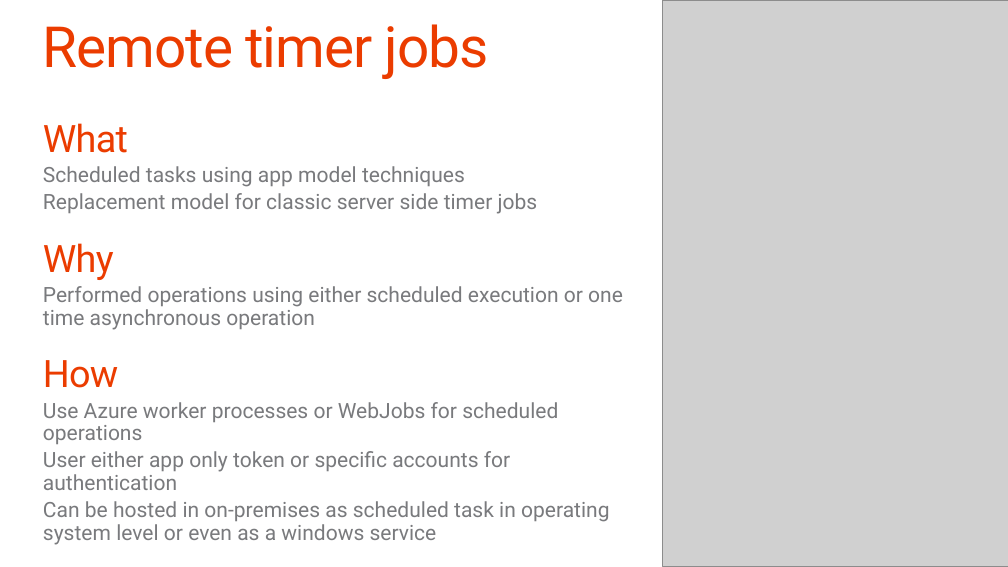
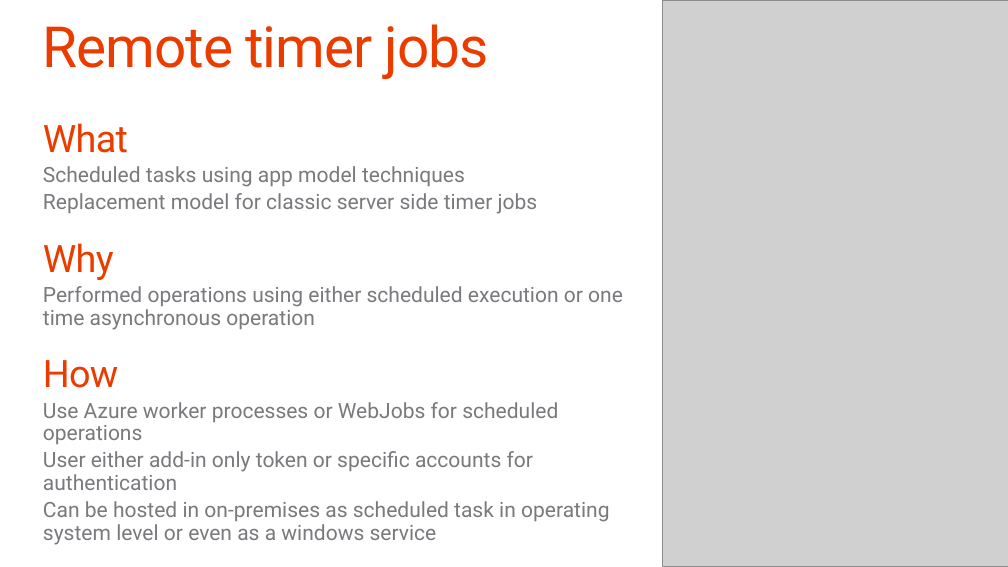
Before and after one commit to fabbbiob/TrainingContent, a slide deck: slide 9 of O3658/05 Using Remote Event Receivers and Remote Timer Jobs/5_RemoteTimersEvents.pptx. Drawn at 1008x567 pixels with LibreOffice and Linux fonts; fonts in the diff are those of the drawing; grey boxes stand for pictures; background and template pictures are left out. Boxes give left, top, right and bottom in pixels: in the first picture for what was removed or moved away, otherwise in the second. Text is boxed around its words. In the diff, an @@ line names an element or a change of style, - is before the commit and + after.

```diff
--- a/O3658/05 Using Remote Event Receivers and Remote Timer Jobs/5_RemoteTimersEvents.pptx
+++ b/O3658/05 Using Remote Event Receivers and Remote Timer Jobs/5_RemoteTimersEvents.pptx
@@ text at bbox=[43, 451, 533, 490]: text changed @@
-  User either app only token or specific accounts for authentication
+  User either add-in only token or specific accounts for authentication
```
Also in this commit, not shown: 16 other slides changed, 1 slide added, 1 slide removed, 6 other files.
